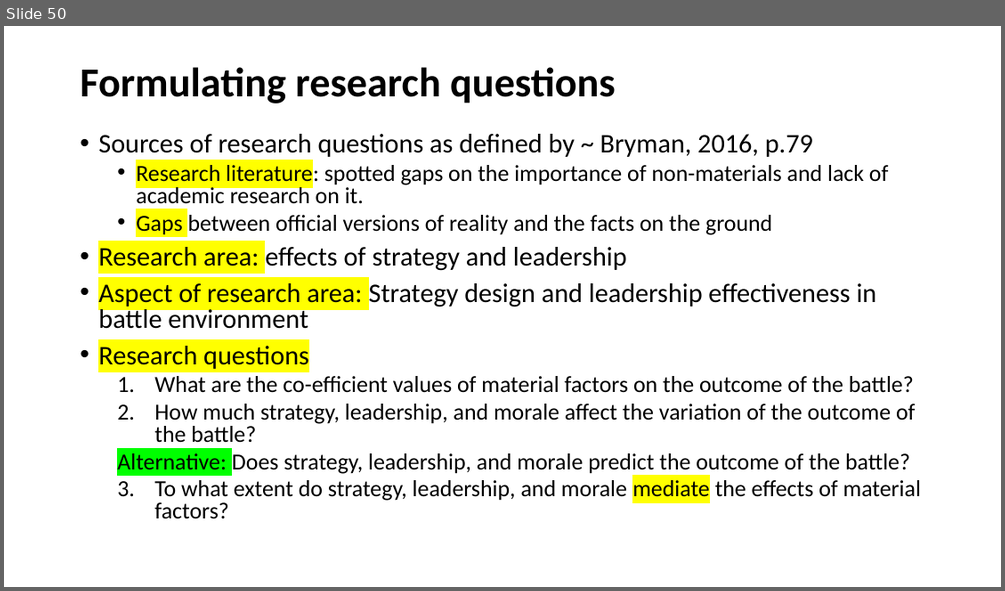
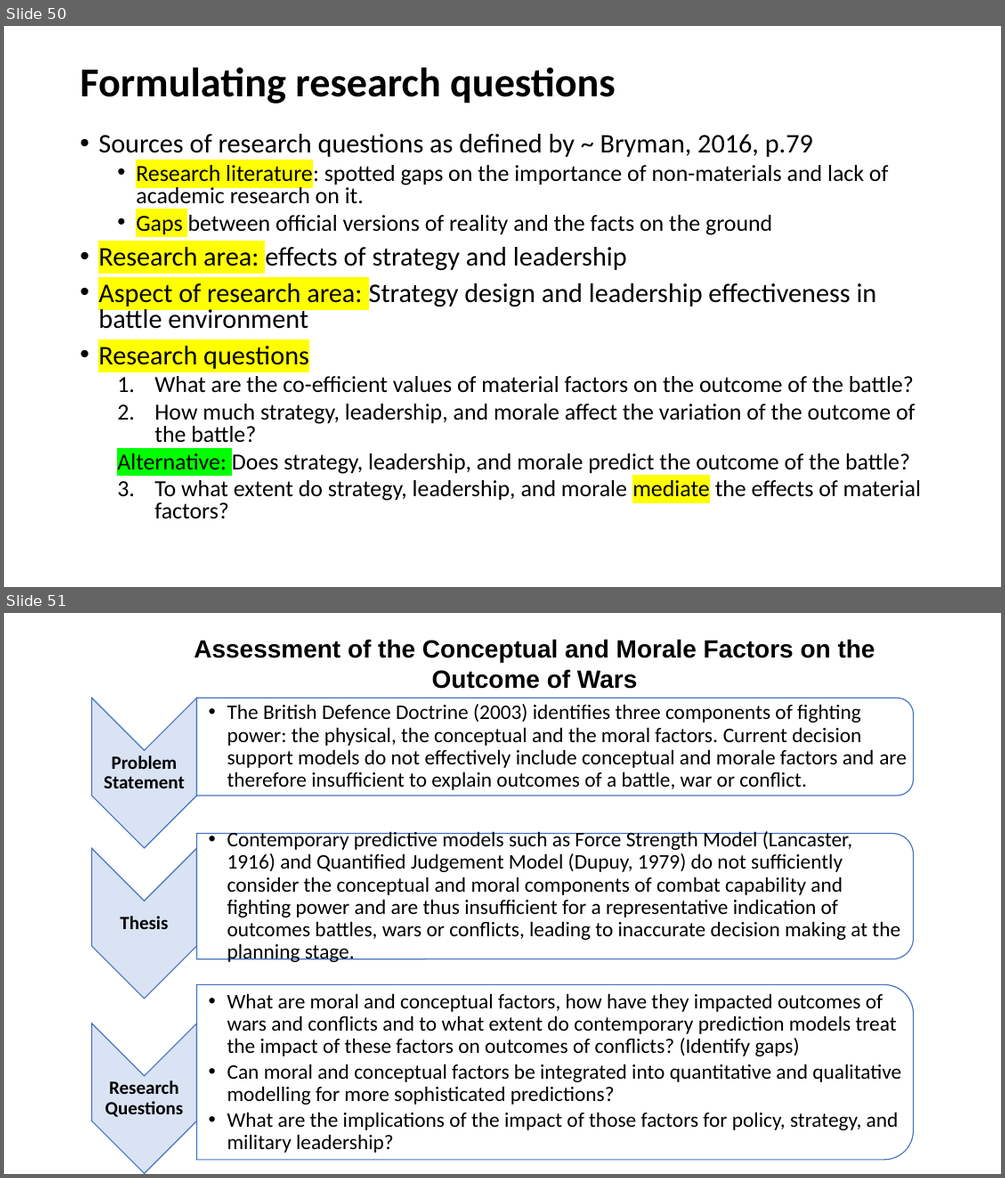
Before and after one commit to GurkanGitHub/PhD, a slide deck: PhD Discussion.pptx. Shown one above the other, each under a label of ours: slide 50 before the commit, slides 50 and 51 after it. The pictures are 1005x591 and 1005x1178 pixels, drawn with LibreOffice and Linux fonts; fonts in the diff are those of the drawing. Boxes give left, top, right and bottom in pixels: in the first picture for what was removed or moved away, otherwise in the second. Text is boxed around its words. In the diff, an @@ line names an element or a change of style, - is before the commit and + after.

```diff
--- a/PhD Discussion.pptx
+++ b/PhD Discussion.pptx
@@ slide 51 added at (x1=4, y1=613, x2=1001, y2=1174), background #FFFFFF @@
@@ text added at (x1=194, y1=639, x2=875, y2=689), 24 pt, text #000000, bold @@
+Assessment of the Conceptual and Morale Factors on the Outcome of Wars
@@ group added at (x1=91, y1=698, x2=914, y2=1174): 6 texts, 3 chevrons, 3 round same rects @@
+Problem Statement
+  • The British Defence Doctrine (2003) identifies three components of fighting power: the physical, the conceptual and the moral factors. Current decision support models do not effectively include conceptual and morale factors and are therefore insufficient to explain outcomes of a battle, war or conflict.
+Thesis
+  • Contemporary predictive models such as Force Strength Model (Lancaster, 1916) and Quantified Judgement Model (Dupuy, 1979) do not sufficiently consider the conceptual and moral components of combat capability and fighting power and are thus insufficient for a representative indication of outcomes battles, wars or conflicts, leading to inaccurate decision making at the planning stage.
+Research Questions
+  • What are moral and conceptual factors, how have they impacted outcomes of wars and conflicts and to what extent do contemporary prediction models treat the impact of these factors on outcomes of conflicts? (Identify gaps)
+  • Can moral and conceptual factors be integrated into quantitative and qualitative modelling for more sophisticated predictions?
+  • What are the implications of the impact of those factors for policy, strategy, and military leadership?
```
Also in this commit, not shown: 2 other slides added, 15 other files.
